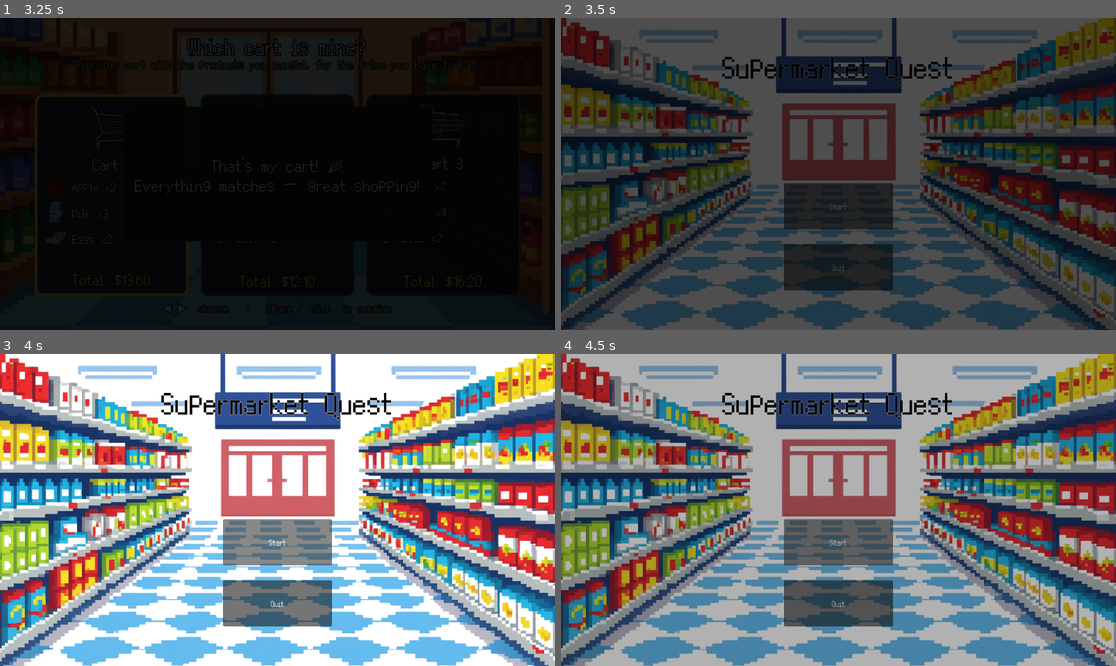
Above: before the commit, frames 1-4 (two rows, left to right).
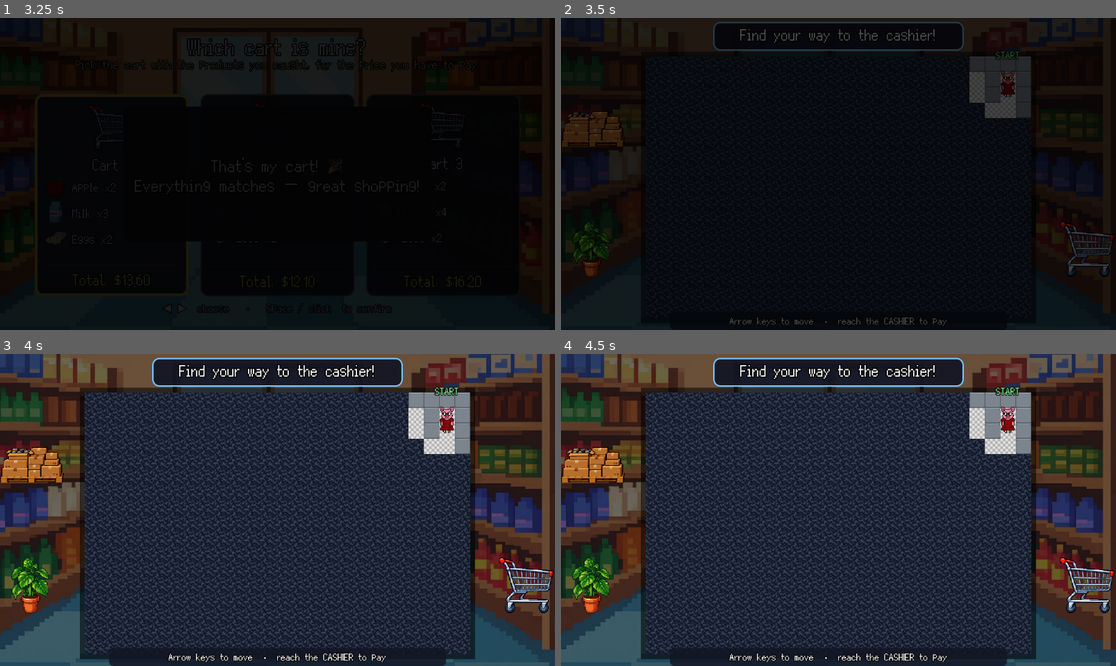
Above: after the commit, the same moments.

Repository: iamthewalrusz/supermarket-game
Game: Godot game, scene res://Scenes/checkout.tscn
Two runs of this game, one before a commit and one after it. Both use one fixed random seed, a clock stepped at 60 frames per second and the inputs below. This scene is started directly instead of the project's main scene.
Inputs (mouse positions are in pixels of both pictures, inside the frame that each line leads up to):
- Up to frame 1 (3.25 s): tap Enter (ui_accept) at 0.5, 0.77, 1.25, 2, 2.75 s; move the mouse to (399, 158) at 0.52 s; hold Right (ui_right) 0.53-1.25 s; tap Space at 0.6, 2.1 s; click (399, 158) at 0.67 s; drag from (166, 189) to (249, 236) at 1.27 s; move the mouse to (333, 105) at 2.02 s; hold Left (ui_left) 2.03-2.75 s; drag from (249, 236) to (111, 127) at 2.77 s
- Up to frame 2 (3.5 s): no input
- Up to frame 3 (4 s): click (277, 541) at 3.5 s, where only the run before the commit has a clickable "Start"
- Up to frame 4 (4.5 s): click (838, 541) at 4.25 s, where only the run before the commit has a clickable "Start"

Frame 1 is identical in both runs. In frame 2, 87% of the frame differs, in the area x 0-100%, y 0-100%; in frame 3, 99%; in frame 4, 97%.

Commit message:
checkout fix

Diff:
--- a/Scenes/checkout.tscn
+++ b/Scenes/checkout.tscn
@@ -10,18 +10,18 @@
 corner_radius_bottom_right = 18
 corner_radius_bottom_left = 18
 
-[node name="Checkout" type="Node2D"]
+[node name="Checkout" type="Node2D" unique_id=512372333]
 script = ExtResource("1_checkout")
 
-[node name="Background" type="Sprite2D" parent="."]
+[node name="Background" type="Sprite2D" parent="." unique_id=444368705]
 z_index = -10
 position = Vector2(576, 324)
 scale = Vector2(0.6, 0.6)
 texture = ExtResource("2_bg")
 
-[node name="CanvasLayer" type="CanvasLayer" parent="."]
+[node name="CanvasLayer" type="CanvasLayer" parent="." unique_id=779107470]
 
-[node name="UI" type="Control" parent="CanvasLayer"]
+[node name="UI" type="Control" parent="CanvasLayer" unique_id=1092785266]
 layout_mode = 3
 anchors_preset = 15
 anchor_right = 1.0
@@ -29,42 +29,40 @@
 grow_horizontal = 2
 grow_vertical = 2
 
-[node name="Title" type="Label" parent="CanvasLayer/UI"]
+[node name="Title" type="Label" parent="CanvasLayer/UI" unique_id=1071855726]
 layout_mode = 1
-offset_left = 0.0
 offset_top = 34.0
 offset_right = 1152.0
 offset_bottom = 80.0
-text = "Which cart is mine?"
-horizontal_alignment = 1
-theme_override_font_sizes/font_size = 42
 theme_override_colors/font_color = Color(1, 1, 1, 1)
 theme_override_colors/font_outline_color = Color(0, 0, 0, 1)
 theme_override_constants/outline_size = 8
+theme_override_font_sizes/font_size = 42
+text = "Which cart is mine?"
+horizontal_alignment = 1
 
-[node name="Subtitle" type="Label" parent="CanvasLayer/UI"]
+[node name="Subtitle" type="Label" parent="CanvasLayer/UI" unique_id=1430567485]
 layout_mode = 1
-offset_left = 0.0
 offset_top = 82.0
 offset_right = 1152.0
 offset_bottom = 116.0
-text = "Pick the cart with the products you caught, for the price you have to pay."
-horizontal_alignment = 1
-theme_override_font_sizes/font_size = 24
 theme_override_colors/font_color = Color(0.9, 0.9, 0.6, 1)
 theme_override_colors/font_outline_color = Color(0, 0, 0, 1)
 theme_override_constants/outline_size = 6
+theme_override_font_sizes/font_size = 24
+text = "Pick the cart with the products you caught, for the price you have to pay."
+horizontal_alignment = 1
 
-[node name="Carts" type="HBoxContainer" parent="CanvasLayer/UI"]
+[node name="Carts" type="HBoxContainer" parent="CanvasLayer/UI" unique_id=603920111]
 layout_mode = 1
 offset_left = 72.0
 offset_top = 158.0
 offset_right = 1080.0
 offset_bottom = 578.0
+theme_override_constants/separation = 24
 alignment = 1
-theme_override_constants/separation = 24
 
-[node name="Feedback" type="Label" parent="CanvasLayer/UI"]
+[node name="Feedback" type="Label" parent="CanvasLayer/UI" unique_id=735387601]
 visible = false
 layout_mode = 1
 anchors_preset = 8
@@ -78,27 +76,26 @@
 offset_bottom = 60.0
 grow_horizontal = 2
 grow_vertical = 2
+theme_override_colors/font_outline_color = Color(0, 0, 0, 1)
+theme_override_constants/outline_size = 8
+theme_override_font_sizes/font_size = 34
 text = "That's not my cart!"
 horizontal_alignment = 1
 vertical_alignment = 1
-theme_override_font_sizes/font_size = 34
-theme_override_colors/font_outline_color = Color(0, 0, 0, 1)
-theme_override_constants/outline_size = 8
 
-[node name="Hint" type="Label" parent="CanvasLayer/UI"]
+[node name="Hint" type="Label" parent="CanvasLayer/UI" unique_id=1677045492]
 layout_mode = 1
-offset_left = 0.0
 offset_top = 588.0
 offset_right = 1152.0
 offset_bottom = 624.0
-text = "◀ ▶  choose   •   Space / click  to confirm"
-horizontal_alignment = 1
-theme_override_font_sizes/font_size = 22
 theme_override_colors/font_color = Color(1, 1, 1, 1)
 theme_override_colors/font_outline_color = Color(0, 0, 0, 1)
 theme_override_constants/outline_size = 6
+theme_override_font_sizes/font_size = 22
+text = "◀ ▶  choose   •   Space / click  to confirm"
+horizontal_alignment = 1
 
-[node name="ResultPanel" type="Panel" parent="CanvasLayer/UI"]
+[node name="ResultPanel" type="Panel" parent="CanvasLayer/UI" unique_id=1028981917]
 visible = false
 layout_mode = 1
 anchors_preset = 8
@@ -114,17 +111,17 @@
 grow_vertical = 2
 theme_override_styles/panel = SubResource("panel_style")
 
-[node name="ResultLabel" type="Label" parent="CanvasLayer/UI/ResultPanel"]
+[node name="ResultLabel" type="Label" parent="CanvasLayer/UI/ResultPanel" unique_id=1886420550]
 layout_mode = 1
 anchors_preset = 15
 anchor_right = 1.0
 anchor_bottom = 1.0
 grow_horizontal = 2
 grow_vertical = 2
+theme_override_colors/font_color = Color(1, 1, 1, 1)
+theme_override_colors/font_outline_color = Color(0, 0, 0, 1)
+theme_override_constants/outline_size = 8
+theme_override_font_sizes/font_size = 34
 text = "That's my cart!"
 horizontal_alignment = 1
 vertical_alignment = 1
-theme_override_font_sizes/font_size = 34
-theme_override_colors/font_color = Color(1, 1, 1, 1)
-theme_override_colors/font_outline_color = Color(0, 0, 0, 1)
-theme_override_constants/outline_size = 8
--- a/Scripts/checkout.gd
+++ b/Scripts/checkout.gd
@@ -372,4 +372,4 @@
 	result_label.text = text
 	result_panel.visible = true
 	await get_tree().create_timer(2.2).timeout
-	SceneTransition.fade_to("res://Scenes/menu.tscn")
+	SceneTransition.fade_to("res://Scenes/maze.tscn")
Not shown: 1 places in Scenes/checkout.tscn that only renumber resources
